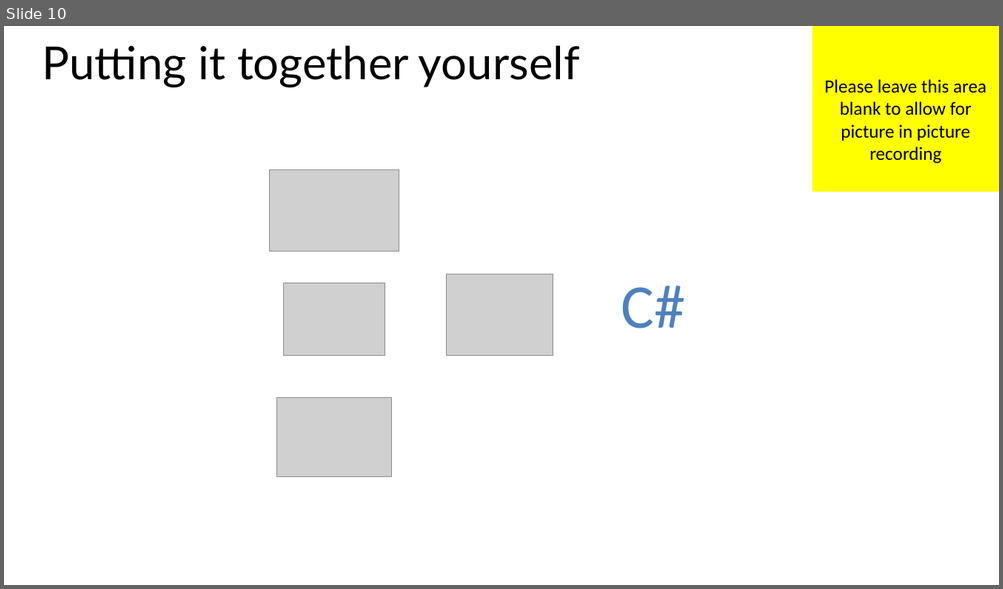
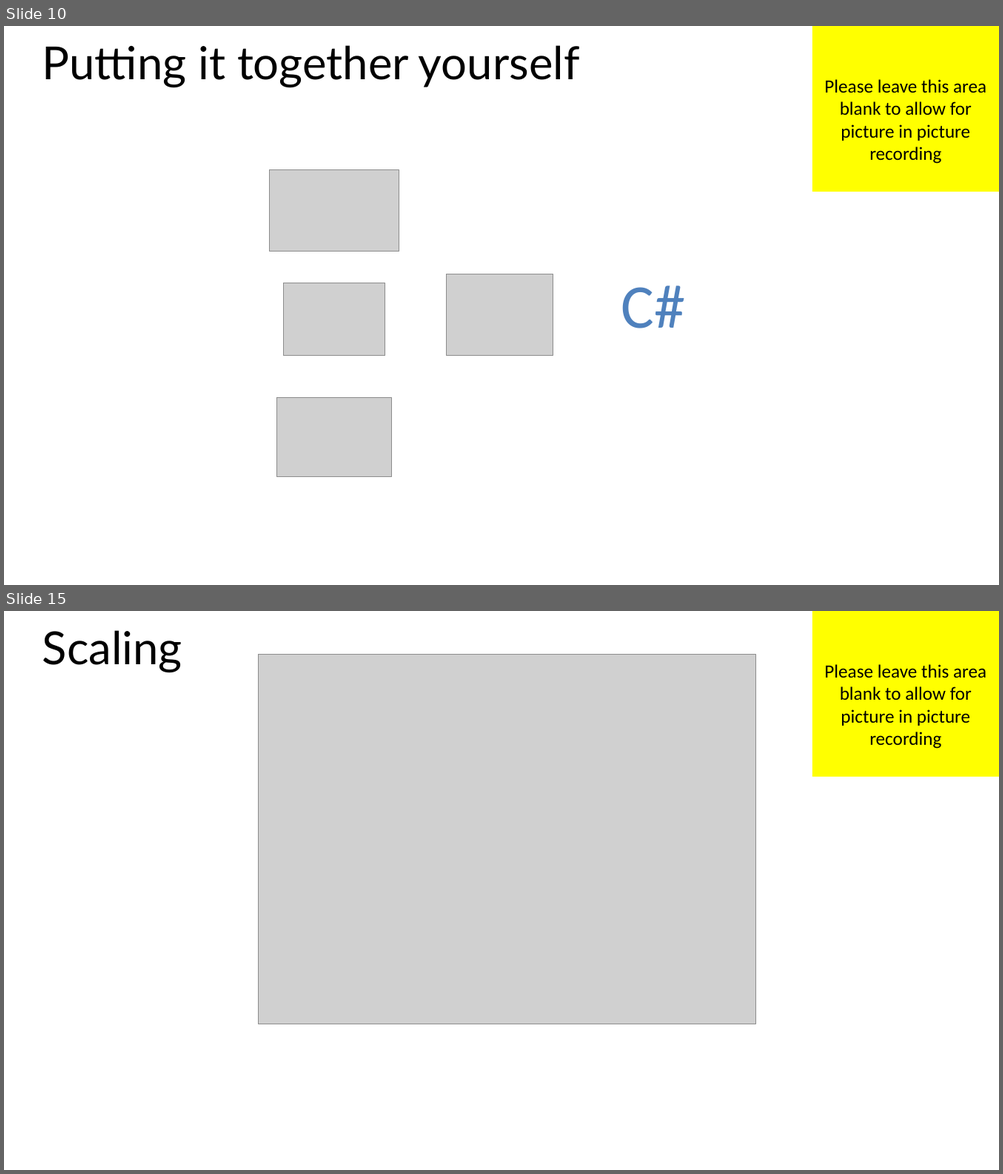
Before and after one commit to MisterJames/AzureImageProcessing, a slide deck: presentations/04 - Batch.pptx. Shown one above the other, each under a label of ours: slide 10 before the commit, slides 10 and 15 after it; the slides between them are not shown. The pictures are 1003x589 and 1003x1174 pixels, drawn with LibreOffice and Linux fonts; fonts in the diff are those of the drawing; grey boxes stand for pictures. Boxes give left, top, right and bottom in pixels: in the first picture for what was removed or moved away, otherwise in the second. Text is boxed around its words. In the diff, an @@ line names an element or a change of style, - is before the commit and + after.

```diff
--- a/presentations/04 - Batch.pptx
+++ b/presentations/04 - Batch.pptx
@@ slide 15 added at (x1=4, y1=611, x2=999, y2=1170), background #FFFFFF @@
@@ title added at (x1=42, y1=630, x2=182, y2=673), 44 pt, text #000000 @@
+Scaling
@@ rectangle added at (x1=812, y1=611, x2=999, y2=777), fill #FFFF00, 18 pt, text #000000 @@
+Please leave this area blank to allow for picture in picture recording
@@ picture added at (x1=258, y1=654, x2=755, y2=1025) @@
```
Also in this commit, not shown: 1 slide changed, 4 other slides added, 3 other files.
